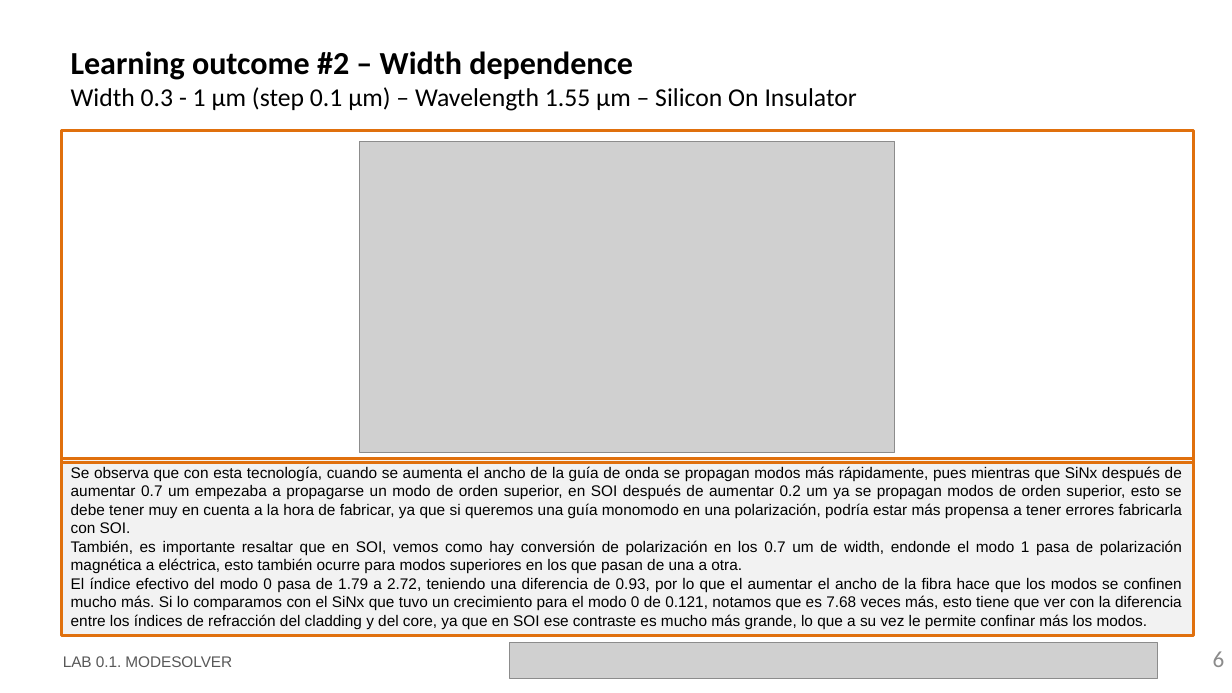
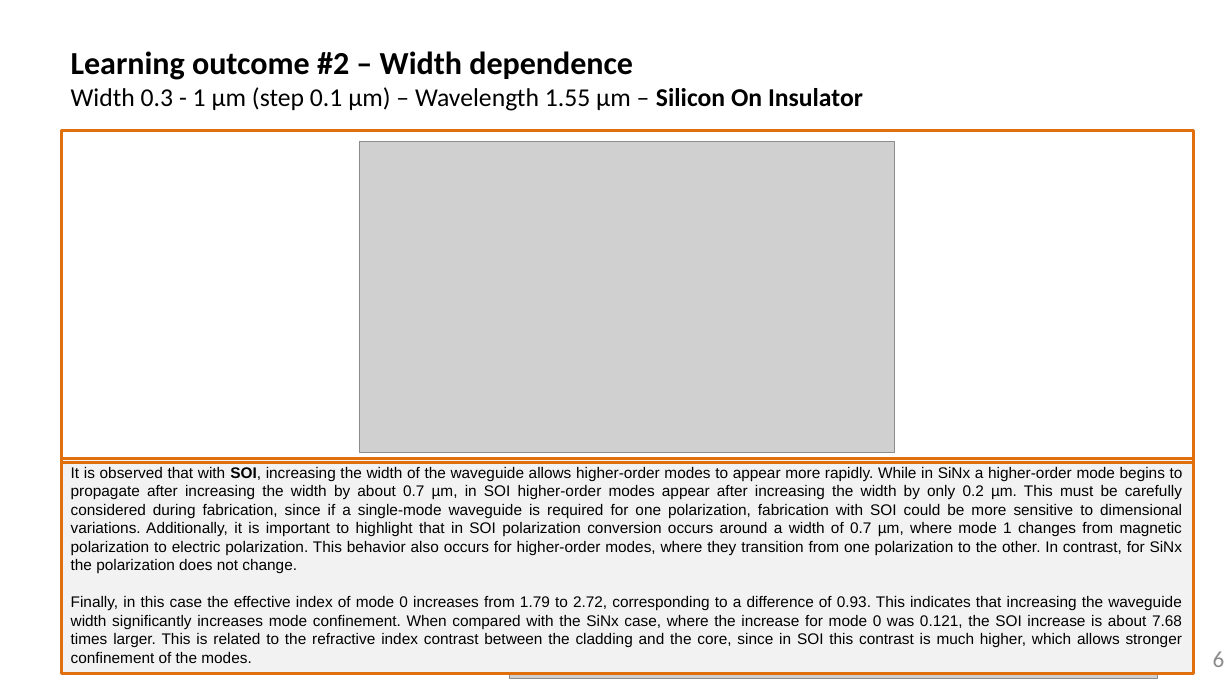
Before and after one commit to PauDaniOrtiz/pic-upv-lab1-Copy1, a slide deck: slide 6 of LabBook_10.pptx. Drawn at 1232x693 pixels with LibreOffice and Linux fonts; fonts in the diff are those of the drawing; grey boxes stand for pictures; background and template pictures are left out. Boxes give left, top, right and bottom in pixels: in the first picture for what was removed or moved away, otherwise in the second. Text is boxed around its words. In the diff, an @@ line names an element or a change of style, - is before the commit and + after.

```diff
--- a/LabBook_10.pptx
+++ b/LabBook_10.pptx
@@ title "Learning outcome #2 – Width ..." at <box>71,51,863,111</box>: bold on in "Silicon On Insulator" @@
@@ rectangle "It is observed that with ...": place and size @@
-rectangle "It is observed that with ..." at <box>62,458,1194,636</box>
+rectangle "It is observed that with ..." at <box>62,458,1194,673</box>
@@ text in rectangle at <box>71,467,1183,663</box>: text changed @@
-Se observa que con esta tecnología, cuando se aumenta el ancho de la guía de onda se propagan modos más rápidamente, pues mientras que SiNx después de aumentar 0.7 um empezaba a propagarse un modo de orden superior, en SOI después de aumentar 0.2 um ya se propagan modos de orden superior, esto se debe tener muy en cuenta a la hora de fabricar, ya que si queremos una guía monomodo en una polarización, podría estar más propensa a tener errores fabricarla con SOI.
-También, es importante resaltar que en SOI, vemos como hay conversión de polarización en los 0.7 um de width, endonde el modo 1 pasa de polarización magnética a eléctrica, esto también ocurre para modos superiores en los que pasan de una a otra.
-El índice efectivo del modo 0 pasa de 1.79 a 2.72, teniendo una diferencia de 0.93, por lo que el aumentar el ancho de la fibra hace que los modos se confinen mucho más. Si lo comparamos con el SiNx que tuvo un crecimiento para el modo 0 de 0.121, notamos que es 7.68 veces más, esto tiene que ver con la diferencia entre los índices de refracción del cladding y del core, ya que en SOI ese contraste es mucho más grande, lo que a su vez le permite confinar más los modos.
+It is observed that with SOI, increasing the width of the waveguide allows higher-order modes to appear more rapidly. While in SiNx a higher-order mode begins to propagate after increasing the width by about 0.7 µm, in SOI higher-order modes appear after increasing the width by only 0.2 µm. This must be carefully considered during fabrication, since if a single-mode waveguide is required for one polarization, fabrication with SOI could be more sensitive to dimensional variations. Additionally, it is important to highlight that in SOI polarization conversion occurs around a width of 0.7 µm, where mode 1 changes from magnetic polarization to electric polarization. This behavior also occurs for higher-order modes, where they transition from one polarization to the other. In contrast, for SiNx the polarization does not change.
+Finally, in this case the effective index of mode 0 increases from 1.79 to 2.72, corresponding to a difference of 0.93. This indicates that increasing the waveguide width significantly increases mode confinement. When compared with the SiNx case, where the increase for mode 0 was 0.121, the SOI increase is about 7.68 times larger. This is related to the refractive index contrast between the cladding and the core, since in SOI this contrast is much higher, which allows stronger confinement of the modes.
```
Also in this commit, not shown: 8 other slides changed.
